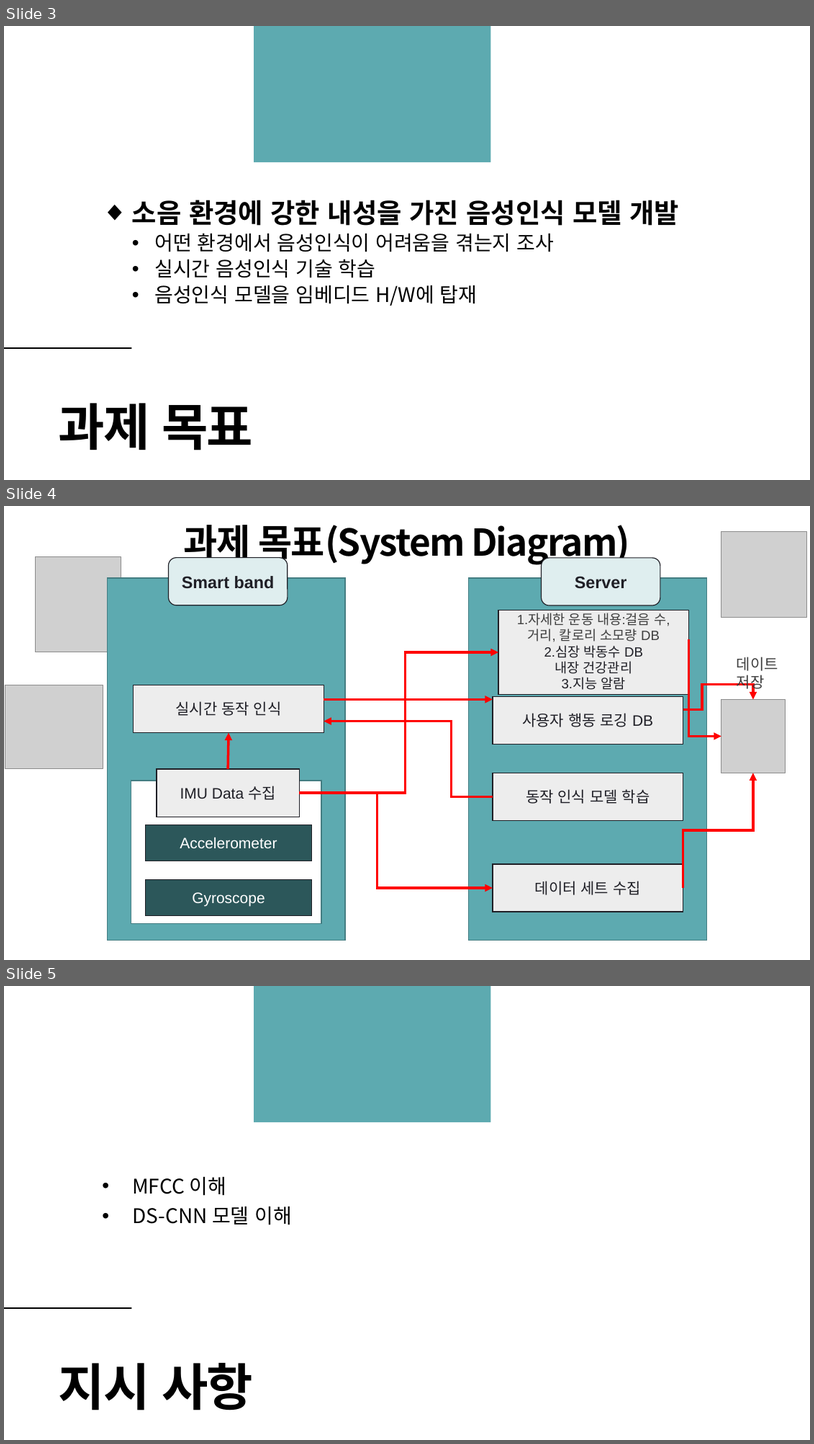
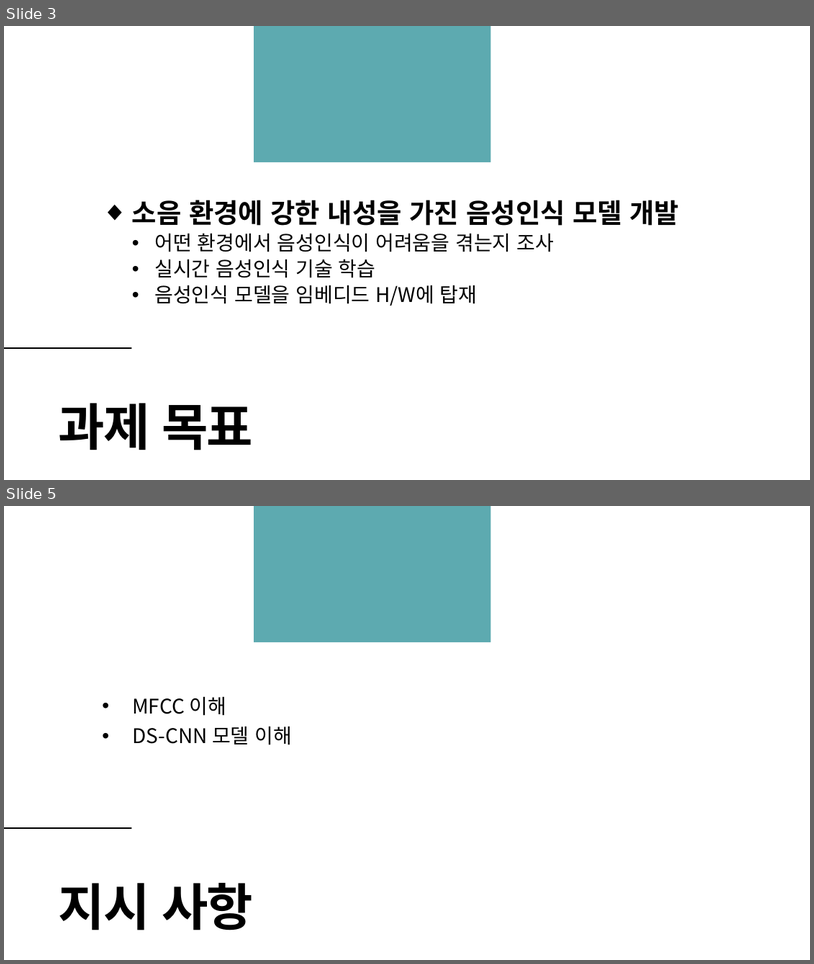
Before and after one commit to TeamPhoneticCode/Report, a slide deck: 2021_졸업과제_1번째_진행보고.pptx. Shown one above the other, each under a label of ours: slides 3, 4 and 5 before the commit, slides 3 and 5 after it; the slides between them are not shown. The pictures are 814x1444 and 814x964 pixels, drawn with LibreOffice and Linux fonts; fonts in the diff are those of the drawing; grey boxes stand for pictures; background and template pictures are left out. Boxes give left, top, right and bottom in pixels: in the first picture for what was removed or moved away, otherwise in the second. Text is boxed around its words. In the diff, an @@ line names an element or a change of style, - is before the commit and + after.

```diff
--- a/2021_졸업과제_1번째_진행보고.pptx
+++ b/2021_졸업과제_1번째_진행보고.pptx
@@ slide 4 removed at bbox=[4, 506, 810, 960], background #FFFFFF @@
@@ title removed at bbox=[184, 525, 630, 565] @@
-과제 목표(System Diagram)
@@ picture removed at bbox=[722, 531, 808, 618] @@
@@ picture removed at bbox=[35, 557, 121, 651] @@
@@ rounded rectangle removed at bbox=[169, 557, 288, 605] @@
-Smart band
@@ rounded rectangle removed at bbox=[542, 558, 661, 606] @@
-Server
@@ rectangle removed at bbox=[108, 578, 346, 939] @@
@@ rectangle removed at bbox=[469, 578, 707, 939] @@
@@ rectangle removed at bbox=[499, 610, 689, 694] @@
-1.자세한 운동 내용:걸음 수, 거리, 칼로리 소모량 DB
-2.심장 박동수 DB
-내장 건강관리
-3.지능 알람
@@ elbow arrow removed from (312, 793) to (499, 652) @@
@@ elbow arrow removed from (689, 640) to (722, 736) @@
@@ text removed at bbox=[737, 656, 779, 691] @@
-데이트 저장
@@ picture removed at bbox=[5, 685, 103, 769] @@
@@ rectangle removed at bbox=[134, 685, 324, 733] @@
-실시간 동작 인식
@@ arrow removed from (324, 700) to (493, 700) @@
@@ rectangle removed at bbox=[493, 697, 684, 744] @@
-사용자 행동 로깅 DB
@@ elbow arrow removed from (684, 709) to (754, 700) @@
@@ picture removed at bbox=[722, 700, 786, 773] @@
@@ elbow arrow removed from (493, 796) to (324, 721) @@
@@ arrow removed from (228, 769) to (229, 733) @@
@@ rectangle removed at bbox=[131, 780, 322, 924] @@
@@ rectangle removed at bbox=[157, 769, 299, 816] @@
-IMU Data 수집
@@ rectangle removed at bbox=[493, 773, 684, 821] @@
-동작 인식 모델 학습
@@ elbow arrow removed from (684, 888) to (754, 773) @@
@@ elbow arrow removed from (300, 793) to (493, 888) @@
@@ rectangle removed at bbox=[146, 825, 313, 860] @@
-Accelerometer
@@ rectangle removed at bbox=[493, 864, 684, 912] @@
-데이터 세트 수집
@@ rectangle removed at bbox=[146, 880, 313, 916] @@
-Gyroscope
```
Also in this commit, not shown: 3 slides changed, 1 slide added.
